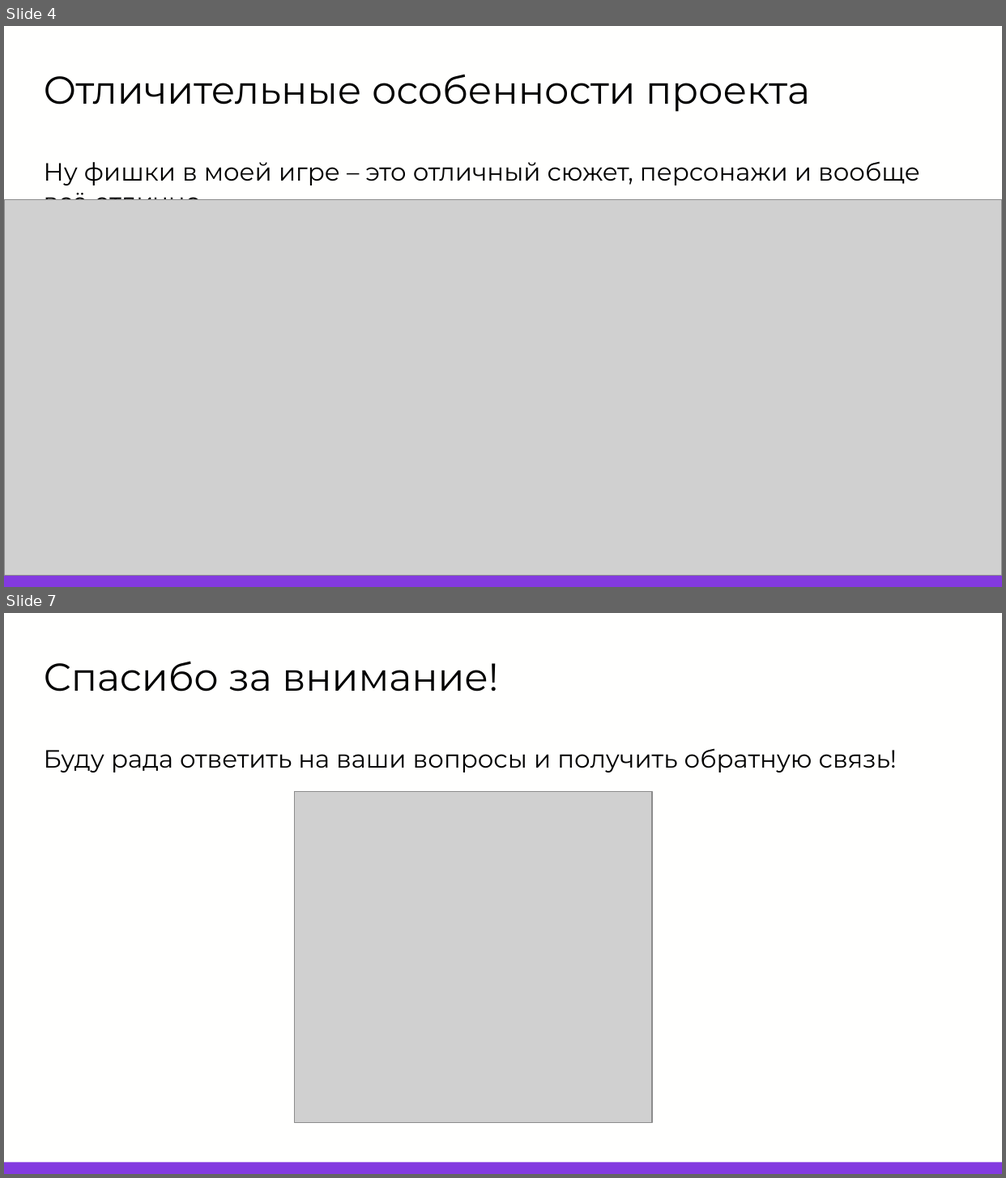
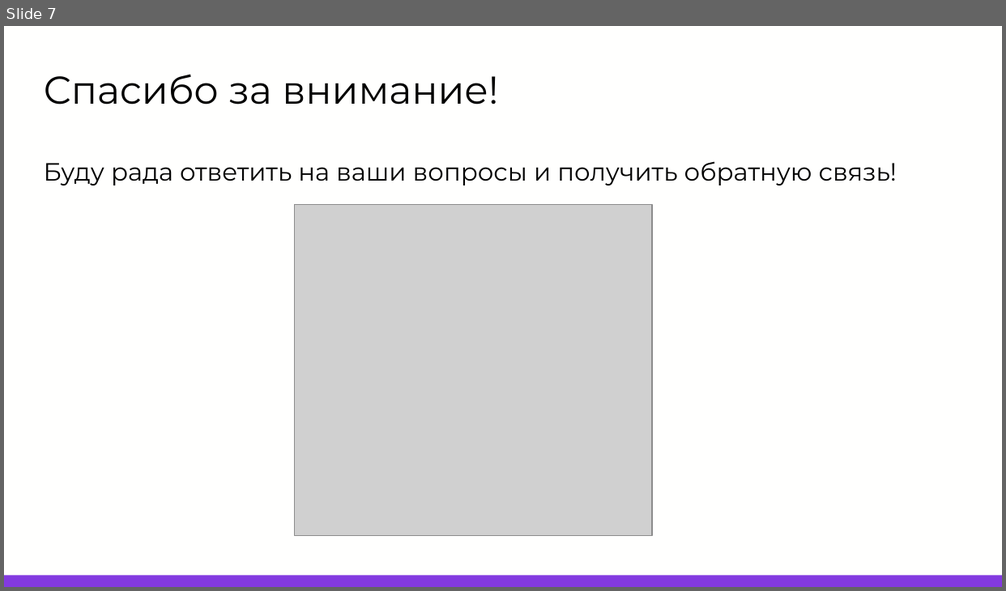
Before and after one commit to kilsythh/zmeika, a slide deck: М7У5. Презентация проекта.pptx. Shown one above the other, each under a label of ours: slides 4 and 7 before the commit, slide 7 after it; the slides between them are not shown. The pictures are 1006x1178 and 1006x591 pixels, drawn with LibreOffice and Linux fonts; fonts in the diff are those of the drawing; grey boxes stand for pictures; background and template pictures are left out. Boxes give left, top, right and bottom in pixels: in the first picture for what was removed or moved away, otherwise in the second. Text is boxed around its words. In the diff, an @@ line names an element or a change of style, - is before the commit and + after.

```diff
--- a/М7У5. Презентация проекта.pptx
+++ b/М7У5. Презентация проекта.pptx
@@ slide 4 removed at (x1=4, y1=26, x2=1002, y2=587), background #FFFFFE; not listed: 1 template element that a slide beside it also shows @@
@@ title removed at (x1=44, y1=74, x2=810, y2=112) @@
-Отличительные особенности проекта
@@ text removed at (x1=44, y1=161, x2=920, y2=200) @@
-Ну фишки в моей игре – это отличный сюжет, персонажи и вообще всё отлично.
@@ picture removed at (x1=4, y1=199, x2=1002, y2=575) @@
```
Also in this commit, not shown: 4 slides changed, 2 slides added, 1 other slide removed.
